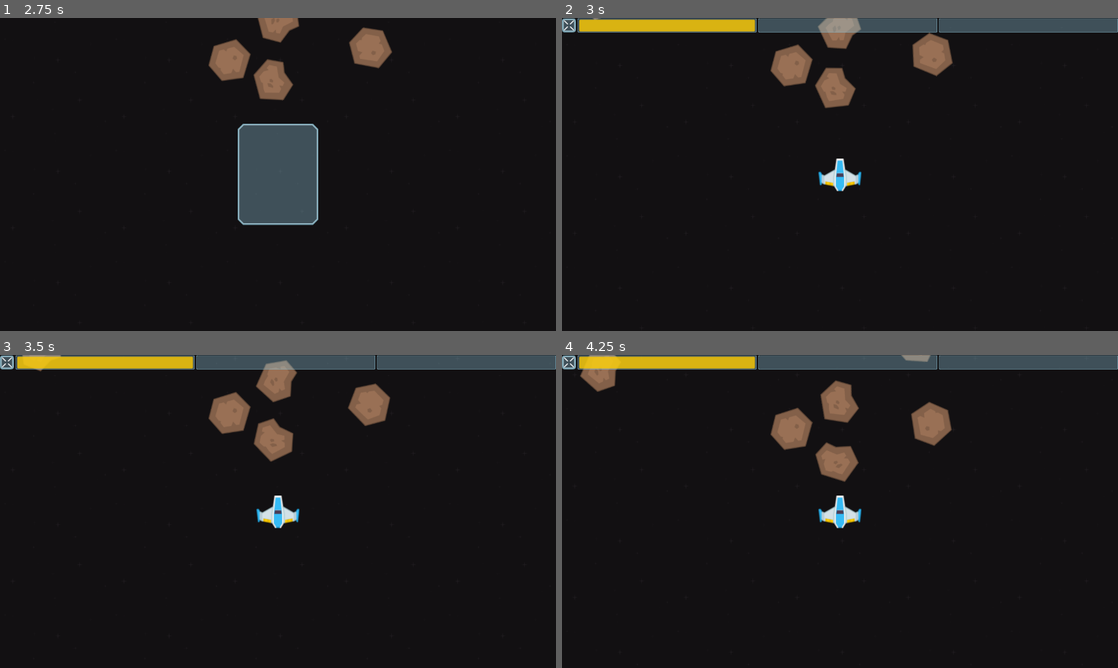
Above: before the commit, frames 1-4 (two rows, left to right).
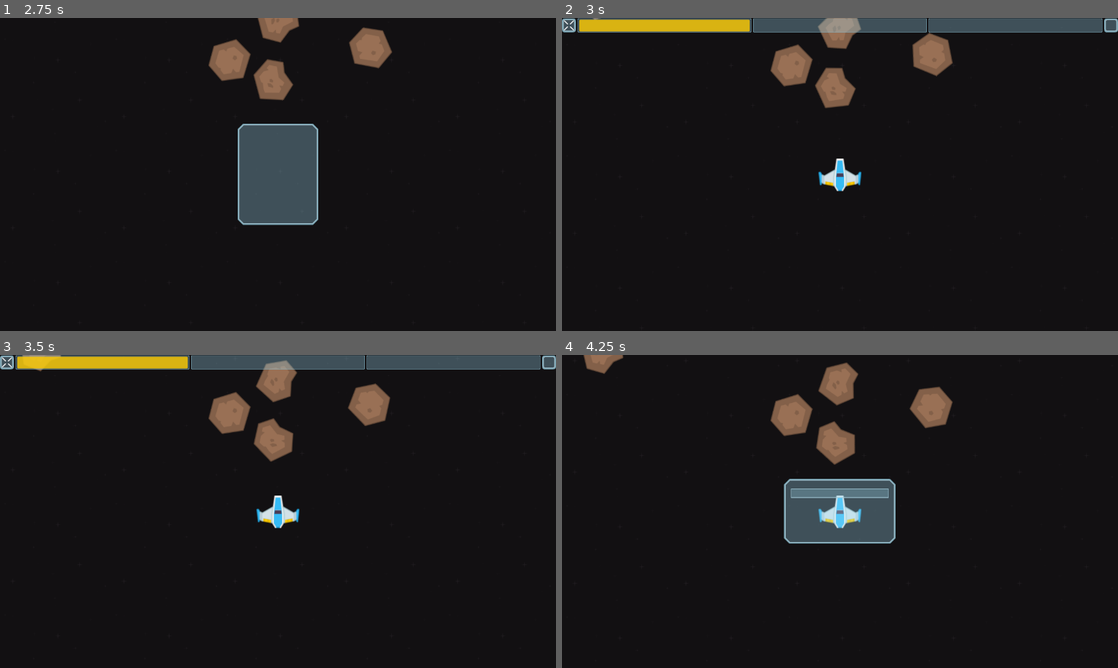
Above: after the commit, the same moments.

Repository: caleb-vincent/space-math
Game: Godot game, scene res://Dodge/Dodge.tscn
The game is run twice, just before and just after one commit, with the same random seed, the same clock (stepped at 60 frames per second) and the same inputs. This scene is started directly instead of the project's main scene.
Inputs (mouse positions are in pixels of both pictures, inside the frame that each line leads up to):
- Up to frame 1 (2.75 s): move the mouse to (400, 158) at 0.52 s; click (400, 158) at 0.6 s; drag from (166, 190) to (250, 237) at 1.27 s; move the mouse to (333, 105) at 2.02 s; click (333, 105) at 2.1 s
- Up to frame 2 (3 s): drag from (812, 237) to (673, 127) at 2.77 s
- Up to frame 3 (3.5 s): no input
- Up to frame 4 (4.25 s): click (1112, 361) at 3.52 s

Frame 1 is identical in both runs. In frame 2, 0.2% of the frame differs, in the area x 33-100%, y 0-5%; in frame 3, 0.2%; in frame 4, 12%, in the area x 0-100%, y 0-61%.
Error in both runs: Invalid get index 'selectedGameType' (on base: 'Nil').

Commit message:
Add puase button to Astroid Dodge
and pause splash screen, and resume button

Diff:
--- a/Dodge/Dodge.tscn
+++ b/Dodge/Dodge.tscn
@@ -24,6 +24,7 @@
 var _failedAnswerSpawns = 0
 var _speedEntityCount = 0
 var _speedTotal : float
+var _paused: bool  = false
 
 
 ################################################################################
@@ -50,6 +51,7 @@
 		_addObstacle()
 	for _n in range(2):
 		_addTarget()
+	_on_Hud_gamePaused(false)
 	assert(dodgeOptions != null)
 
 
@@ -74,7 +76,7 @@
 
 func _addObstacle() -> void:
 	var mob = Obstacle.instance()
-	add_child_below_node($Player, mob)
+	add_child_below_node($Background, mob)
 	mob.position = Vector2(_rng.randf_range(-1 * SPAWN_MARGIN, get_viewport().size.x + SPAWN_MARGIN), -32)
 	mob.linear_velocity = _scaleVelocity(mob.linear_velocity)
 
@@ -98,7 +100,7 @@
 	mob.position = Vector2(_rng.randf_range(SPAWN_MARGIN, get_viewport().size.x - SPAWN_MARGIN), -64)
 	mob.linear_velocity = _scaleVelocity(mob.linear_velocity)
 
-	add_child_below_node($Player, mob)
+	add_child_below_node($Background, mob)
 	mob.add_to_group(\"targets\")
 
 
@@ -237,6 +239,9 @@
 		$Hud.gameOver()
 		$EndSplashTimer.start()
 
+
+func _on_Hud_gamePaused(value):
+	get_tree().paused = value
 "
 
 [sub_resource type="GDScript" id=2]
@@ -327,13 +332,17 @@
 
 [node name="Player" parent="." instance=ExtResource( 1 )]
 visible = false
+z_index = 0
+z_as_relative = false
 sleeping = true
 linear_damp = 2.0
 
 [node name="Hud" parent="." instance=ExtResource( 2 )]
+
 [connection signal="timeout" from="BonusSpawnTimer" to="." method="_addBonus"]
 [connection signal="timeout" from="ObstacleSpawnTimer" to="." method="_addObstacle"]
 [connection signal="timeout" from="TargetSpawnTimer" to="." method="_addTarget"]
 [connection signal="timeout" from="EndSplashTimer" to="." method="_on_EndSplashOver"]
 [connection signal="timeout" from="StartingSplashTimer" to="." method="_on_EndStartSplash"]
 [connection signal="gameOver" from="Hud" to="." method="_on_EndSplashOver"]
+[connection signal="gamePaused" from="Hud" to="." method="_on_Hud_gamePaused"]
--- a/Dodge/Hud.tscn
+++ b/Dodge/Hud.tscn
@@ -1,7 +1,8 @@
 [gd_scene load_steps=8 format=2]
 
 [ext_resource path="res://assets/glassButton_close.png" type="Texture" id=1]
-[ext_resource path="res://assets/font/Cactron/Cactron-Regular.otf" type="DynamicFontData" id=2]
+[ext_resource path="res://assets/PopupFont.tres" type="DynamicFont" id=2]
+[ext_resource path="res://assets/glassButton_pause.png" type="Texture" id=3]
 [ext_resource path="res://assets/theme.tres" type="Theme" id=4]
 
 [sub_resource type="GDScript" id=1]
@@ -12,6 +13,7 @@
 var health : int = 100 setget _set_health, _get_health
 
 signal gameOver
+signal gamePaused(value)
 
 func _ready() -> void:
 	_set_score(score)
@@ -60,6 +62,17 @@
 func _on_ExitButton_pressed() -> void:
 	emit_signal(\"gameOver\")
 
+
+func _on_PauseButton_pressed() -> void:
+	$StatusBar.visible = false
+	$MessageContainer/Paused.visible = true
+	emit_signal(\"gamePaused\", true)
+
+
+func _on_ResumeButton_pressed():
+	$StatusBar.visible = true
+	$MessageContainer/Paused.visible = false
+	emit_signal(\"gamePaused\", false)
 "
 
 [sub_resource type="StyleBoxFlat" id=2]
@@ -72,13 +85,6 @@
 
 [sub_resource type="StyleBoxEmpty" id=3]
 
-[sub_resource type="DynamicFont" id=4]
-size = 64
-outline_color = Color( 0.486275, 0.662745, 0.717647, 1 )
-extra_spacing_char = -3
-extra_spacing_space = 2
-font_data = ExtResource( 2 )
-
 [node name="Hud" type="Control"]
 anchor_right = 1.0
 anchor_bottom = 1.0
@@ -106,7 +112,7 @@
 
 [node name="Panel3" type="Panel" parent="StatusBar"]
 margin_left = 36.0
-margin_right = 448.0
+margin_right = 436.0
 margin_bottom = 32.0
 rect_min_size = Vector2( 32, 32 )
 size_flags_horizontal = 3
@@ -129,8 +135,8 @@
 }
 
 [node name="Panel2" type="Panel" parent="StatusBar"]
-margin_left = 452.0
-margin_right = 864.0
+margin_left = 440.0
+margin_right = 840.0
 margin_bottom = 32.0
 rect_min_size = Vector2( 32, 32 )
 size_flags_horizontal = 3
@@ -148,21 +154,28 @@
 }
 
 [node name="Panel" type="Panel" parent="StatusBar"]
-margin_left = 868.0
+margin_left = 844.0
+margin_right = 1244.0
+margin_bottom = 32.0
+size_flags_horizontal = 3
+
+[node name="Score" type="Label" parent="StatusBar/Panel"]
+anchor_right = 1.0
+anchor_bottom = 1.0
+size_flags_horizontal = 3
+size_flags_vertical = 5
+align = 1
+valign = 1
+__meta__ = {
+"_edit_use_anchors_": false
+}
+
+[node name="PauseButton" type="TextureButton" parent="StatusBar"]
+margin_left = 1248.0
 margin_right = 1280.0
 margin_bottom = 32.0
-size_flags_horizontal = 3
-
-[node name="Score" type="Label" parent="StatusBar/Panel"]
-anchor_right = 1.0
-anchor_bottom = 1.0
-size_flags_horizontal = 3
-size_flags_vertical = 5
-align = 1
-valign = 1
-__meta__ = {
-"_edit_use_anchors_": false
-}
+rect_min_size = Vector2( 32, 32 )
+texture_normal = ExtResource( 3 )
 
 [node name="MessageContainer" type="CenterContainer" parent="."]
 anchor_right = 1.0
@@ -183,7 +196,7 @@
 margin_top = 16.0
 margin_right = 201.0
 margin_bottom = 81.0
-custom_fonts/font = SubResource( 4 )
+custom_fonts/font = ExtResource( 2 )
 text = "GAME OVER"
 align = 1
 valign = 1
@@ -203,7 +216,7 @@
 margin_top = 16.0
 margin_right = 170.0
 margin_bottom = 217.0
-custom_fonts/font = SubResource( 4 )
+custom_fonts/font = ExtResource( 2 )
 text = "ENTERING
 ASTEROID
 FIELD"
@@ -213,4 +226,40 @@
 __meta__ = {
 "_edit_use_anchors_": false
 }
+
+[node name="Paused" type="PopupPanel" parent="MessageContainer"]
+visible = true
+margin_left = 511.0
+margin_top = 285.0
+margin_right = 768.0
+margin_bottom = 434.0
+size_flags_horizontal = 3
+size_flags_vertical = 3
+
+[node name="VBoxContainer" type="VBoxContainer" parent="MessageContainer/Paused"]
+anchor_right = 1.0
+anchor_bottom = 1.0
+margin_left = 16.0
+margin_top = 16.0
+margin_right = -16.0
+margin_bottom = -16.0
+__meta__ = {
+"_edit_use_anchors_": false
+}
+
+[node name="Text" type="Label" parent="MessageContainer/Paused/VBoxContainer"]
+margin_right = 225.0
+margin_bottom = 65.0
+custom_fonts/font = ExtResource( 2 )
+text = "Game Paused"
+
+[node name="ResumeButton" type="Button" parent="MessageContainer/Paused/VBoxContainer"]
+pause_mode = 2
+margin_top = 69.0
+margin_right = 225.0
+margin_bottom = 117.0
+text = "Resume"
+
 [connection signal="pressed" from="StatusBar/ExitButton" to="." method="_on_ExitButton_pressed"]
+[connection signal="pressed" from="StatusBar/PauseButton" to="." method="_on_PauseButton_pressed"]
+[connection signal="pressed" from="MessageContainer/Paused/VBoxContainer/ResumeButton" to="." method="_on_ResumeButton_pressed"]
--- a/Dodge/Obstacle.tscn
+++ b/Dodge/Obstacle.tscn
@@ -65,4 +65,5 @@
 position = Vector2( 1, -4 )
 frames = SubResource( 3 )
 animation = "type2"
+
 [connection signal="screen_exited" from="VisibilityNotifier2D" to="." method="_on_VisibilityNotifier2D_screen_exited"]
--- a/Dodge/Player.tscn
+++ b/Dodge/Player.tscn
@@ -232,6 +232,7 @@
 position = Vector2( 0, -18 )
 scale = Vector2( 1.5, 1.5 )
 texture = ExtResource( 3 )
+
 [connection signal="body_entered" from="." to="." method="_on_Node2D_body_entered"]
 [connection signal="body_shape_entered" from="." to="." method="_on_Node2D_body_shape_entered"]
 [connection signal="pressed" from="TouchScreenButton" to="." method="_on_TouchScreenButton_pressed"]
--- a/Main.tscn
+++ b/Main.tscn
@@ -29,7 +29,7 @@
 
 func _process(delta):
 	if game != null &&  Input.is_action_just_released(\"game_pause\"):
-		game.get_tree().paused = !game.get_tree().paused
+			_on_gamePause()
 	elif game != null &&  Input.is_action_pressed(\"game_escape\"):
 		_on_gameOver()
 
@@ -74,12 +74,17 @@
 	$Background.visible = true
 
 
+func _on_gamePause() -> void:
+	game.get_tree().paused = !game.get_tree().paused
+
+
 func _on_Menu_astroidDodge() -> void:
 	$Menu.visible = false
 	$Background.visible = false
 	var dodge = Dodge.instance()
 	game = dodge
 	dodge.connect(\"gameOver\", self, \"_on_gameOver\")
+	dodge.connect(\"gamePaused\", self, \"_on_gamePaused\")
 	dodge.dodgeOptions = $DodgeOptions
 	add_child(dodge)
 
--- a/Menu.tscn
+++ b/Menu.tscn
@@ -204,6 +204,9 @@
 margin_right = 81.0
 margin_bottom = 48.0
 text = "Testing"
+__meta__ = {
+"_edit_use_anchors_": false
+}
 
 [connection signal="pressed" from="VBoxContainer2/HBoxContainer/DodgeButton" to="." method="_on_Dodge_pressed"]
 [connection signal="pressed" from="VBoxContainer2/HBoxContainer/DodgeOptionsButton" to="." method="_on_DodgeOptionsButton_pressed"]
--- /dev/null
+++ b/assets/PopupFont.tres
@@ -0,0 +1,10 @@
+[gd_resource type="DynamicFont" load_steps=2 format=2]
+
+[ext_resource path="res://assets/font/Cactron/Cactron-Regular.otf" type="DynamicFontData" id=1]
+
+[resource]
+size = 64
+outline_color = Color( 0.486275, 0.662745, 0.717647, 1 )
+extra_spacing_char = -3
+extra_spacing_space = 2
+font_data = ExtResource( 1 )
Binary file added: assets/glassButton_pause.png
Not shown, added: assets/glassButton_pause.png.import
